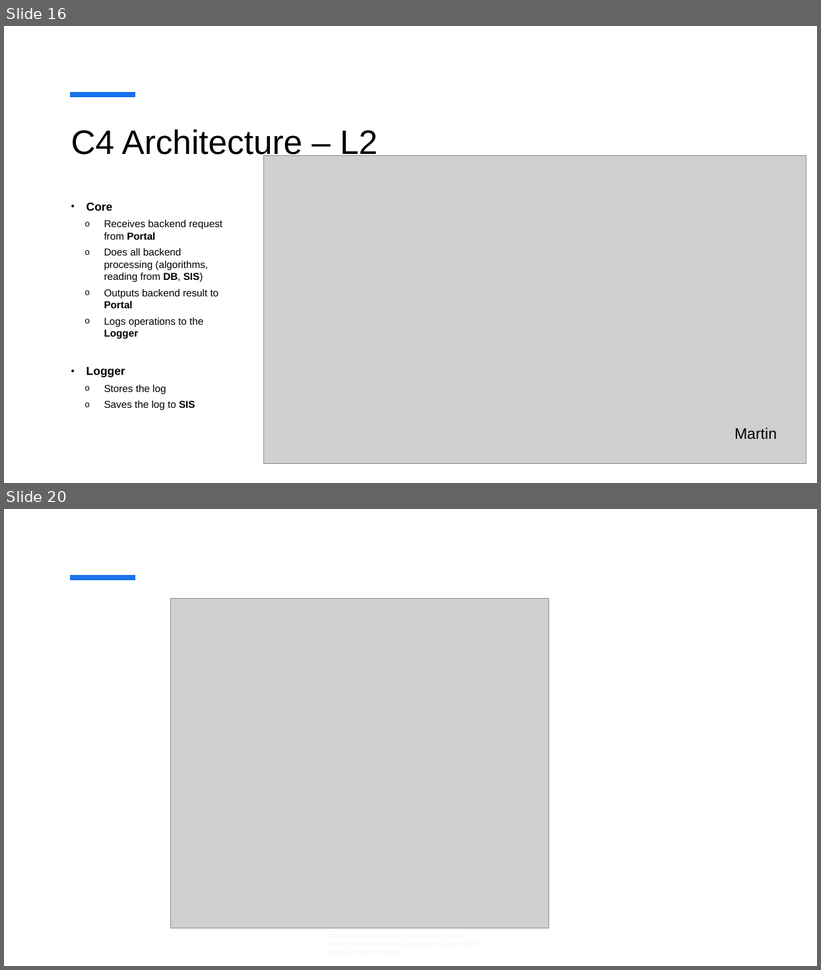
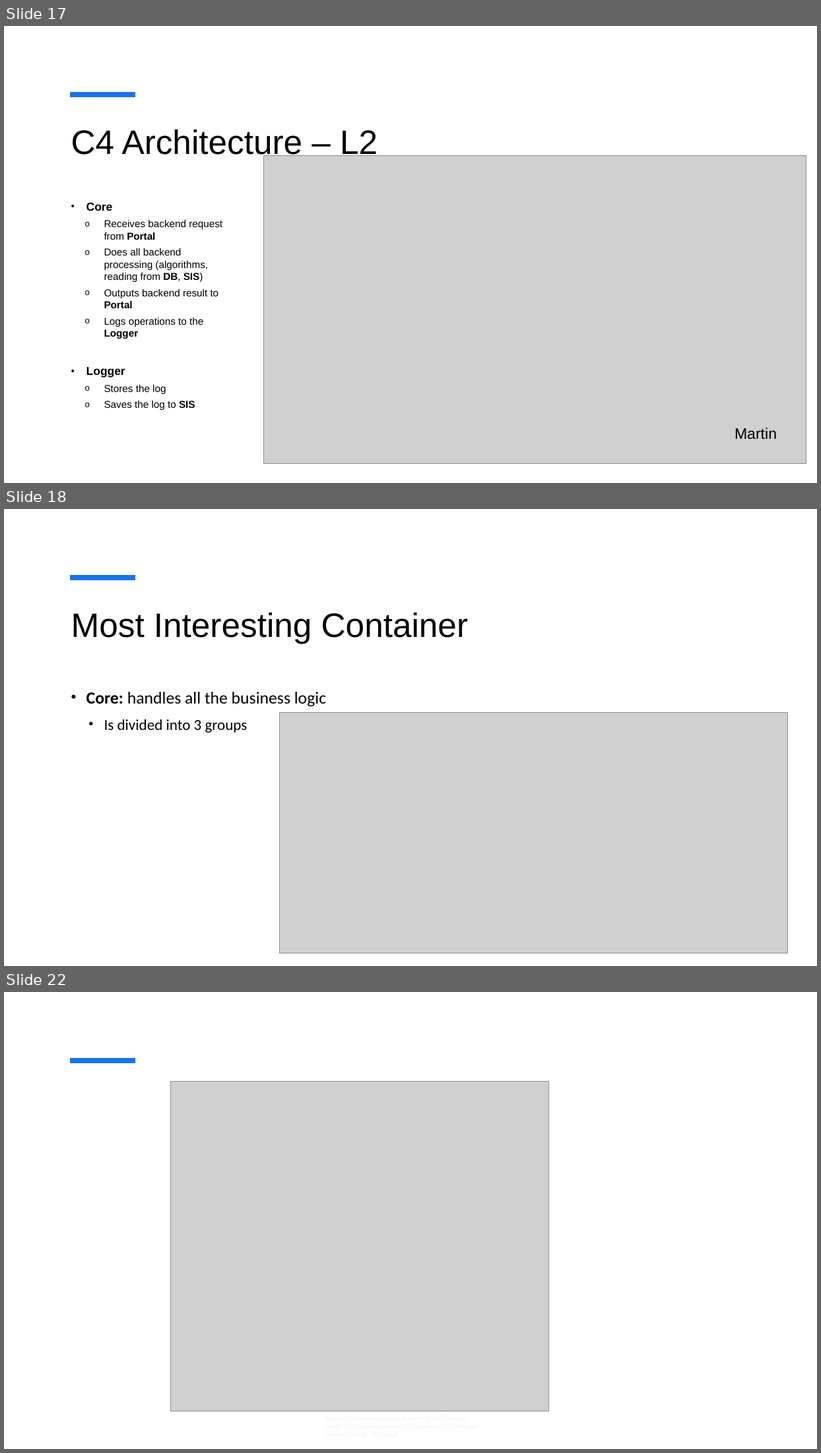
Before and after one commit to MiraZzle/NSWI130, a slide deck: milestone_1/sch2_milestone_1.pptx. Shown one above the other, each under a label of ours: slides 16 and 20 before the commit, slides 17, 18 and 22 after it; the slides between them are not shown. The pictures are 821x970 and 821x1453 pixels, drawn with LibreOffice and Linux fonts; fonts in the diff are those of the drawing; grey boxes stand for pictures. Boxes give left, top, right and bottom in pixels: in the first picture for what was removed or moved away, otherwise in the second. Text is boxed around its words. In the diff, an @@ line names an element or a change of style, - is before the commit and + after.

```diff
--- a/milestone_1/sch2_milestone_1.pptx
+++ b/milestone_1/sch2_milestone_1.pptx
@@ slide 18 added at (4, 509, 817, 966), background #FFFFFF; not listed: 1 template element that a slide beside it also shows @@
@@ title added at (71, 612, 468, 644), 40 pt, text #000000 @@
+Most Interesting Container
@@ text added at (86, 692, 326, 733), 20 pt, text #000000 @@
+• Core: handles all the business logic
+  • Is divided into 3 groups
@@ picture added at (280, 713, 788, 955) @@
@@ what was slide 16 is now slide 17 @@
@@ what was slide 20 is now slide 22 @@
```
Also in this commit, not shown: 2 slides changed, 6 other slides added, 5 slides removed.
